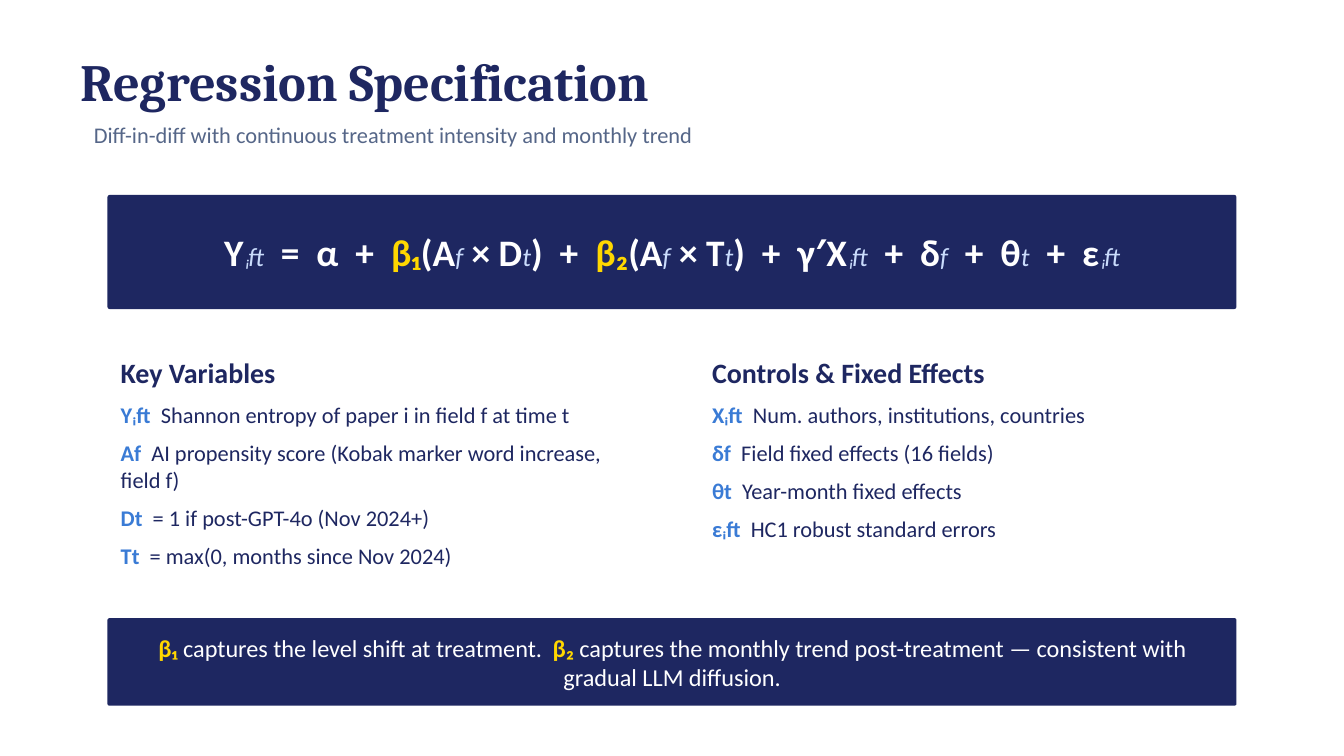
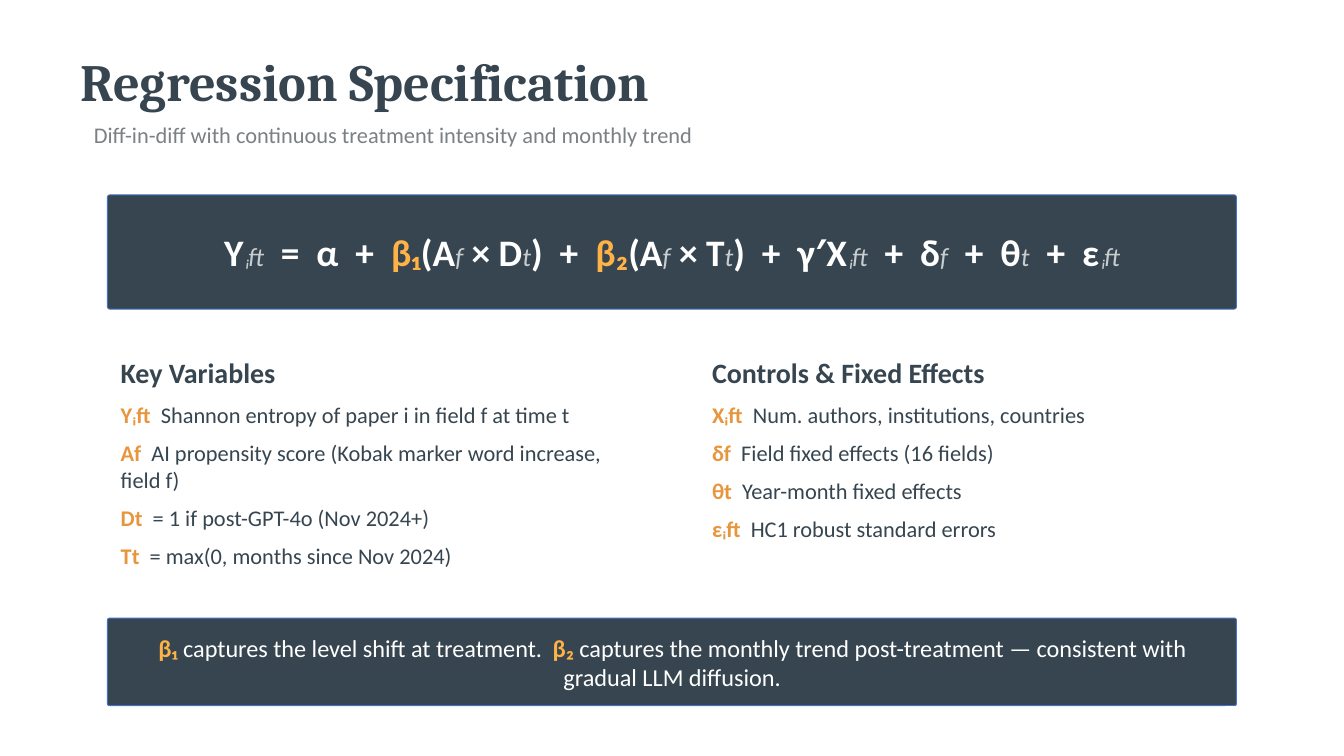
Before and after one commit to bheim/aig_final_project, a slide deck: slide 9 of claude work/presentation final.pptx. Drawn at 1344x756 pixels with LibreOffice and Linux fonts; fonts in the diff are those of the drawing. Boxes give left, top, right and bottom in pixels: in the first picture for what was removed or moved away, otherwise in the second. Text is boxed around its words. In the diff, an @@ line names an element or a change of style, - is before the commit and + after.

```diff
--- a/claude work/presentation final.pptx
+++ b/claude work/presentation final.pptx
@@ text "Regression Specification" at box(81, 64, 649, 113): text colour #1E2761 to #36454F @@
@@ text "Diff-in-diff with continuous treatment intensity ..." at box(94, 127, 692, 147): text colour #556688 to none @@
@@ text "Yᵢft = α + β₁(Af ..." at box(121, 238, 741, 564): text colour #CADCFC to #C8CDD0 in "Yᵢft β₁(Af Dt) β₂(Af Tt) γ′Xᵢft δf ..."; text colour #FFD700 to #FFB347 in "β₁(Af β₂(Af" @@
@@ rounded rectangle at box(108, 195, 1236, 309): fill #1E2761 to #36454F @@
@@ text "Key Variables" at box(121, 363, 601, 567): text colour #1E2761 to none in "Key Variables"; text colour #3A7BD5 to #E8963E in "Yᵢft", "Af", "Dt", "Tt"; text colour #1E2761 to #36454F in "Shannon entropy of paper i in field ...", "AI propensity score (Kobak marker word increase, ...", "= 1 if post-GPT-4o (Nov 2024+)", "= max(0, months since Nov 2024)" @@
@@ text "Controls & Fixed Effects" at box(712, 363, 1085, 537): text colour #1E2761 to none in "Controls & Fixed Effects"; text colour #3A7BD5 to #E8963E in "Xᵢft", "δf", "θt", "εᵢft"; text colour #1E2761 to #36454F in "Num. authors, institutions, countries", "Field fixed effects (16 fields)", "Year-month fixed effects", "HC1 robust standard errors" @@
@@ text "β₁ captures the level shift ..." at box(158, 640, 1186, 690): text colour #FFD700 to #FFB347 in "β₁ β₂" @@
@@ rounded rectangle at box(108, 618, 1236, 706): fill #1E2761 to #36454F @@
```
Also in this commit, not shown: 24 other slides changed, 2 other files.
